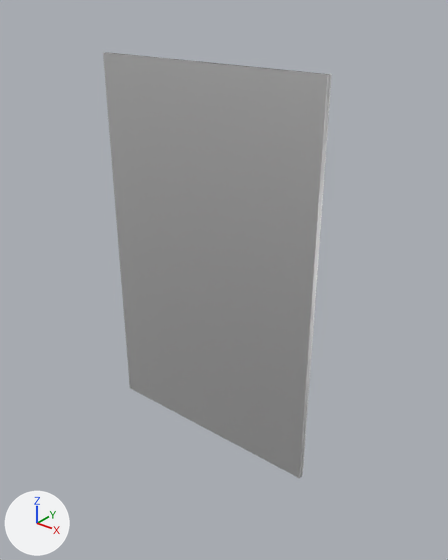
An edit to the glTF model asset_packs/props/Quaternius_Furniture/GLB/Bathroom_Mirror1.glb, drawn before and after from the same camera.
One viewpoint serves both versions: a 50 mm lens placed at (0.756, -0.885, 0.552), pointed at (0.037, 0.015, -0.006). Lighting does not change. The marker at lower left points along +X, +Y and +Z. The older version comes first.

In view in the first picture: 'Bathroom_Mirror1'.
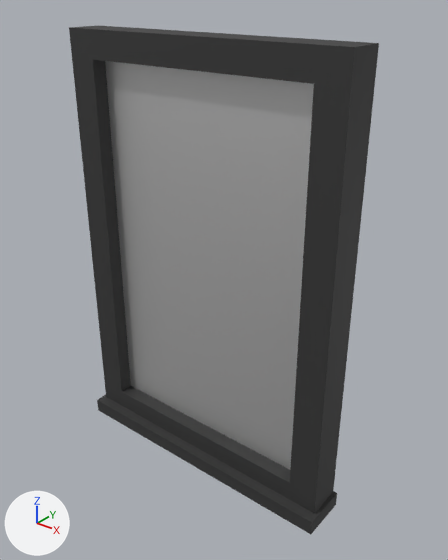
The change, as a diff of the scene's bpy script:
```diff
--- a/asset_packs/props/Quaternius_Furniture/GLB/Bathroom_Mirror1.glb.py
+++ b/asset_packs/props/Quaternius_Furniture/GLB/Bathroom_Mirror1.glb.py
@@ mat_black @@
 mat_black.roughness = 0.69
-mat_black.alpha = 0.0
```

Changed parts and their boxes (x1, y1, x2, y2) in the pictures (448 x 560 px):
'Bathroom_Mirror1', surface changed
    both: (69, 25, 379, 534)
